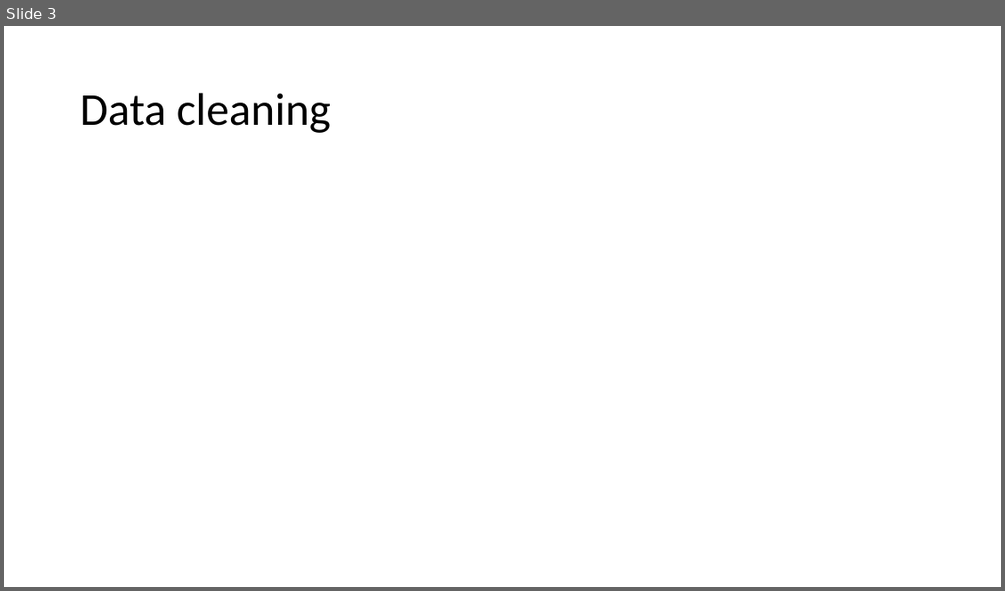
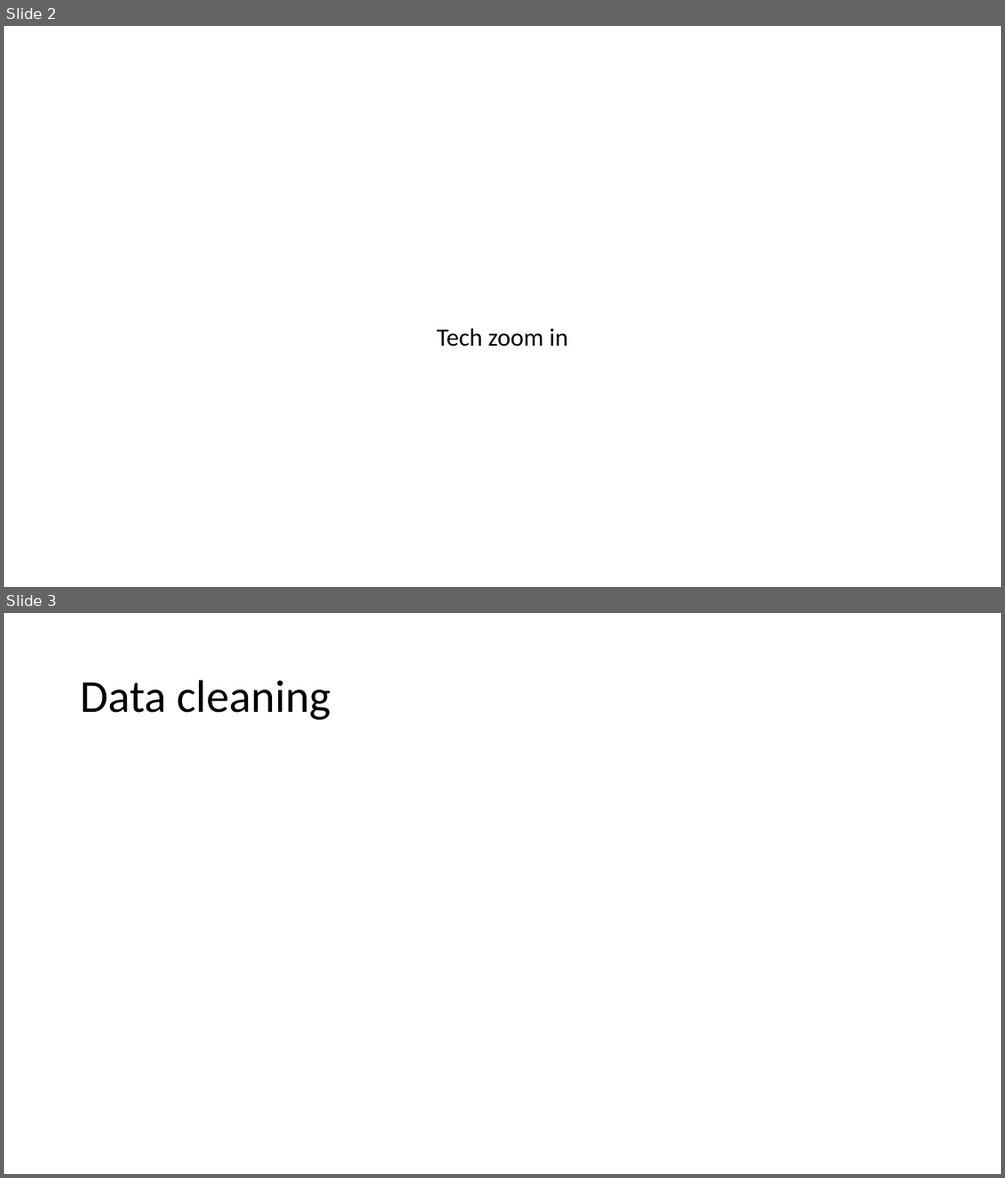
Before and after one commit to kgreengrass/fictional-happiness, a slide deck: Page 1.pptx. Shown one above the other, each under a label of ours: slide 3 before the commit, slides 2 and 3 after it. The pictures are 1005x591 and 1005x1178 pixels, drawn with LibreOffice and Linux fonts; fonts in the diff are those of the drawing. Boxes give left, top, right and bottom in pixels: in the first picture for what was removed or moved away, otherwise in the second. Text is boxed around its words. In the diff, an @@ line names an element or a change of style, - is before the commit and + after.

```diff
--- a/Page 1.pptx
+++ b/Page 1.pptx
@@ slide 2 added at [4,26,1001,587], background #FFFFFF @@
@@ subtitle added at [437,328,568,346], 24 pt, text #000000 @@
+Tech zoom in
```
Also in this commit, not shown: 1 slide removed, 2 other files.
